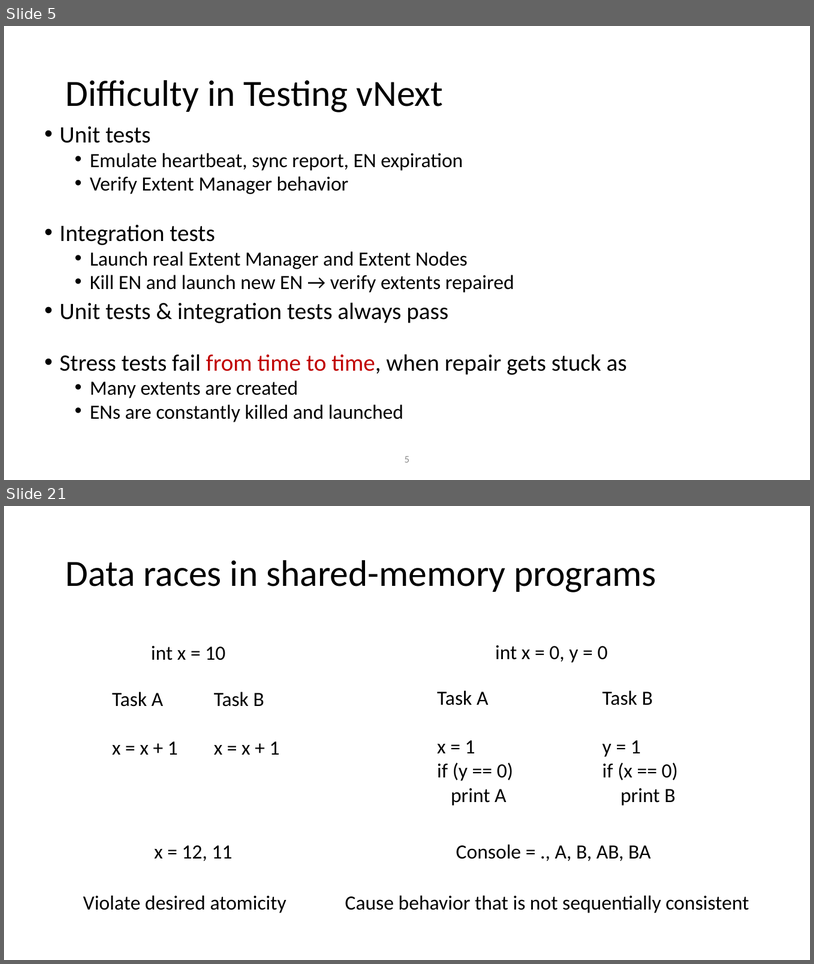
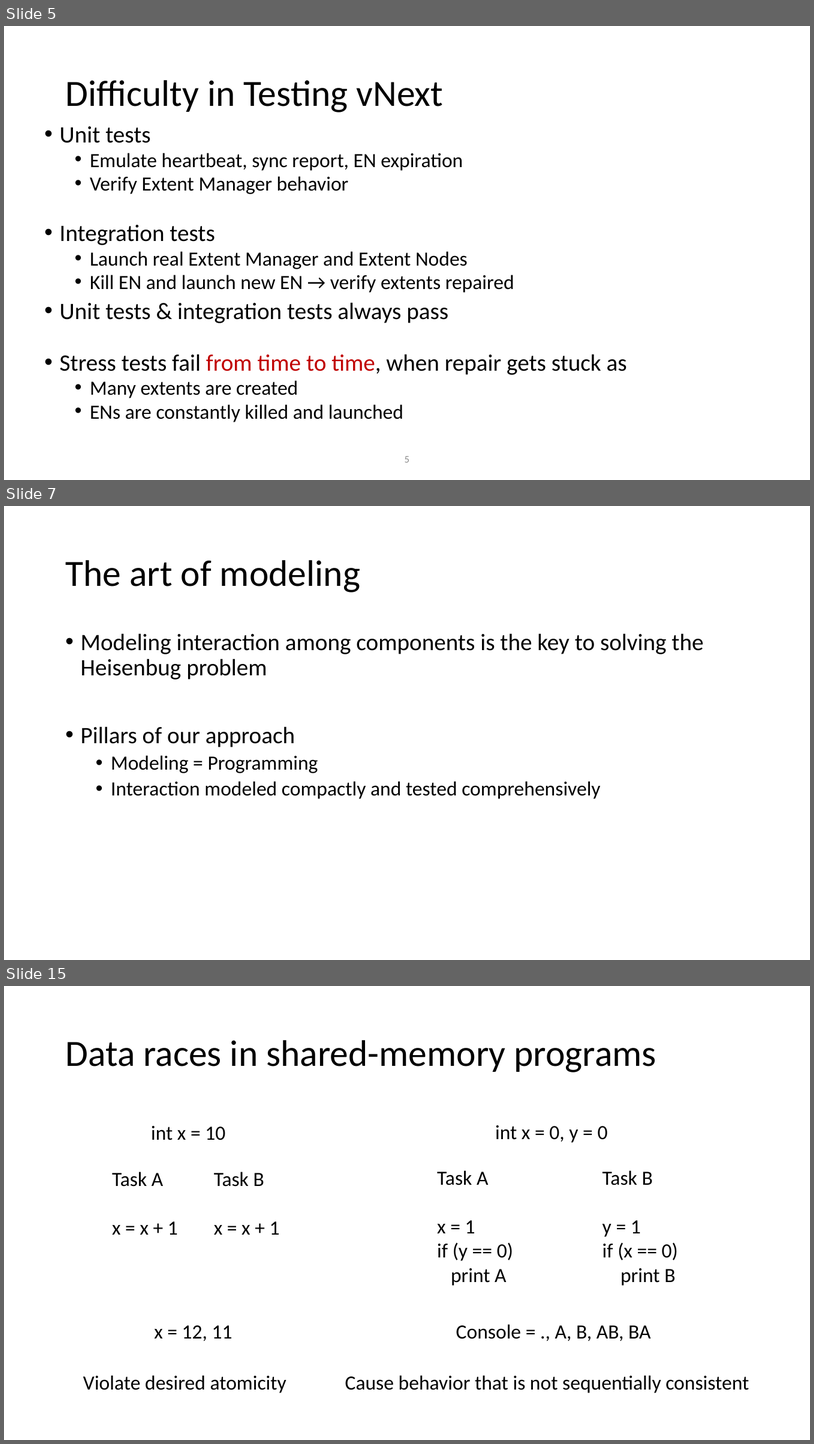
Before and after one commit to p-org/P, a slide deck: RVTutorial/P-tutorial-Part-1.pptx. Shown one above the other, each under a label of ours: slides 5 and 21 before the commit, slides 5, 7 and 15 after it; the slides between them are not shown. The pictures are 814x964 and 814x1444 pixels, drawn with LibreOffice and Linux fonts; fonts in the diff are those of the drawing. Boxes give left, top, right and bottom in pixels: in the first picture for what was removed or moved away, otherwise in the second. Text is boxed around its words. In the diff, an @@ line names an element or a change of style, - is before the commit and + after.

```diff
--- a/RVTutorial/P-tutorial-Part-1.pptx
+++ b/RVTutorial/P-tutorial-Part-1.pptx
@@ slide 7 added at box(4, 506, 810, 960), background #FFFFFF @@
@@ title added at box(65, 560, 360, 592), 44 pt, text #000000 @@
+The art of modeling
@@ text added at box(81, 633, 704, 799), 28 pt, text #000000 @@
+• Modeling interaction among components is the key to solving the Heisenbug problem
+• Pillars of our approach
+  • Modeling = Programming
+  • Interaction modeled compactly and tested comprehensively
@@ what was slide 21 is now slide 15 @@
```
Also in this commit, not shown: 6 slides changed, 6 other slides added, 1 slide removed, 6 other files.
